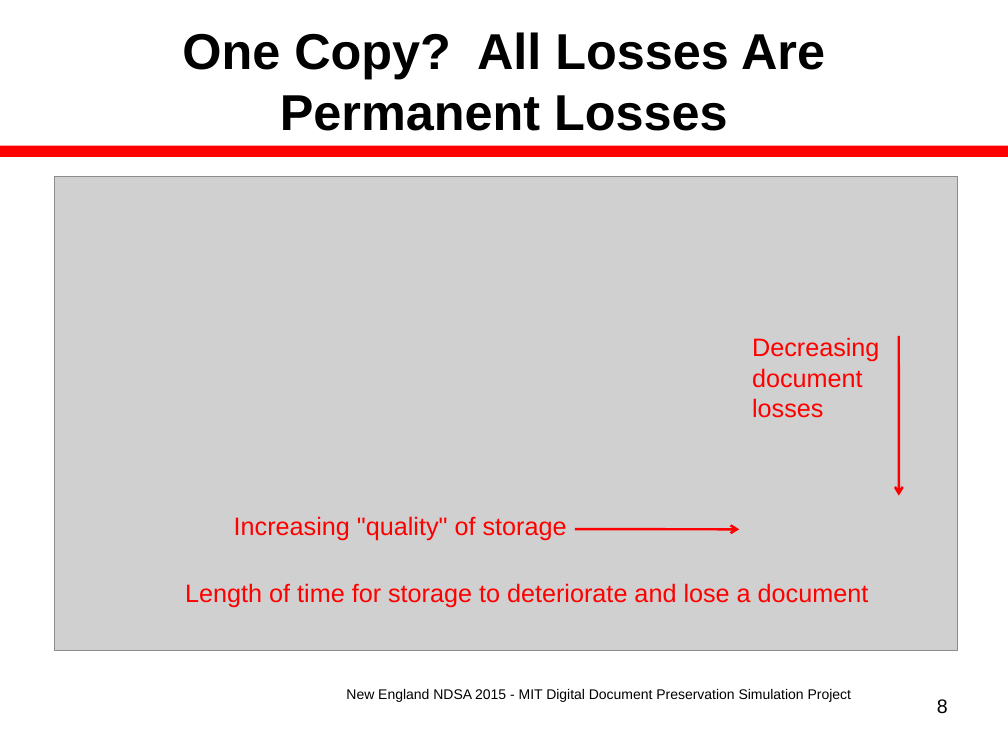
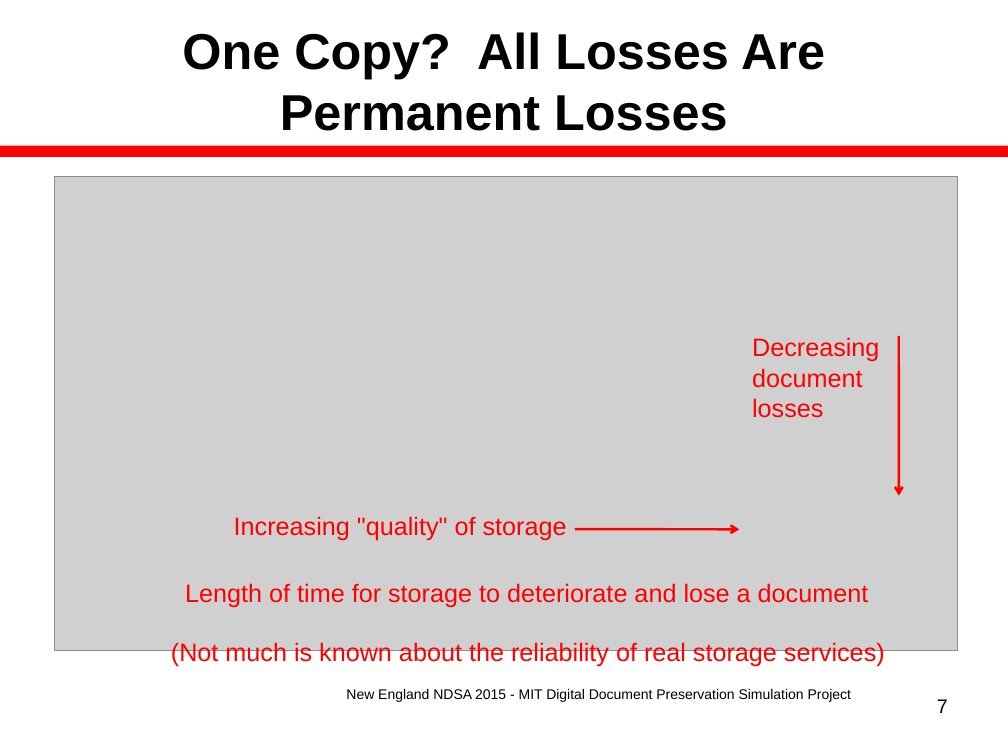
Before and after one commit to MIT-Informatics/PreservationSimulation, a slide deck: slide 7 of shelf/docs/Slides_NewEnglandNDSA.ppt (slide 8 before the commit). Drawn at 1008x756 pixels with LibreOffice and Linux fonts; fonts in the diff are those of the drawing; grey boxes stand for pictures. Boxes give left, top, right and bottom in pixels: in the first picture for what was removed or moved away, otherwise in the second. Text is boxed around its words. In the diff, an @@ line names an element or a change of style, - is before the commit and + after.

```diff
--- a/shelf/docs/Slides_NewEnglandNDSA.ppt
+++ b/shelf/docs/Slides_NewEnglandNDSA.ppt
@@ text added at [171, 641, 885, 667], 18 pt, text #FF0000 @@
+(Not much is known about the reliability of real storage services)
@@ page number at [937, 699, 948, 713]: text changed @@
-8
+7
```
Also in this commit, not shown: 8 other slides changed, 1 slide removed, 1 other file.
